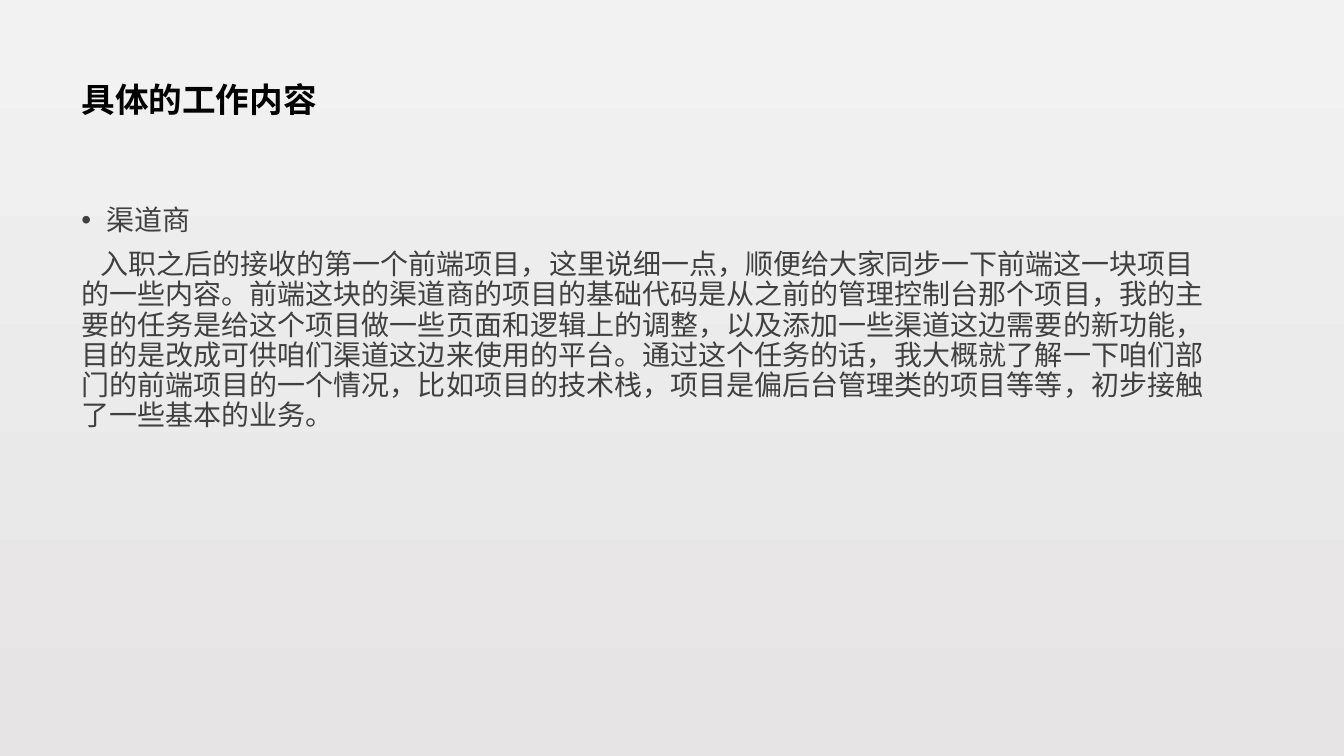
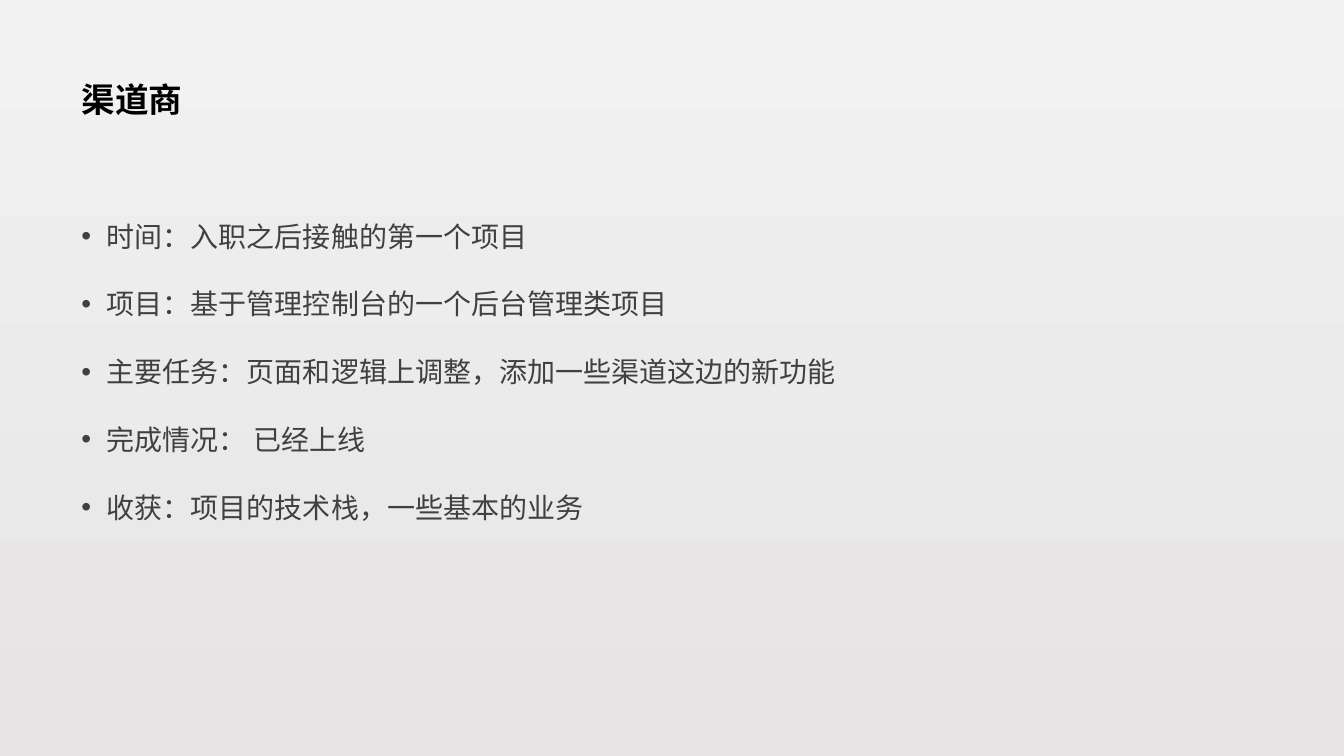
Before and after one commit to zepang/Rx_note, a slide deck: slide 4 of 赖泽海-试用期工作总结.pptx. Drawn at 1344x756 pixels with LibreOffice and Linux fonts; fonts in the diff are those of the drawing. Boxes give left, top, right and bottom in pixels: in the first picture for what was removed or moved away, otherwise in the second. Text is boxed around its words. In the diff, an @@ line names an element or a change of style, - is before the commit and + after.

Commit message:
工作总结添加图片

```diff
--- a/赖泽海-试用期工作总结.pptx
+++ b/赖泽海-试用期工作总结.pptx
@@ title at [81, 83, 182, 115]: text changed @@
-具体的工作内容
+渠道商
@@ text at [107, 223, 836, 521]: text changed @@
-• 渠道商
-入职之后的接收的第一个前端项目，这里说细一点，顺便给大家同步一下前端这一块项目的一些内容。前端这块的渠道商的项目的基础代码是从之前的管理控制台那个项目，我的主要的任务是给这个项目做一些页面和逻辑上的调整，以及添加一些渠道这边需要的新功能，目的是改成可供咱们渠道这边来使用的平台。通过这个任务的话，我大概就了解一下咱们部门的前端项目的一个情况，比如项目的技术栈，项目是偏后台管理类的项目等等，初步接触了一些基本的业务。
+• 时间：入职之后接触的第一个项目
+• 项目：基于管理控制台的一个后台管理类项目
+• 主要任务：页面和逻辑上调整，添加一些渠道这边的新功能
+• 完成情况： 已经上线
+• 收获：项目的技术栈，一些基本的业务
```
Also in this commit, not shown: 8 other slides changed, 12 slides added, 1 slide removed.
